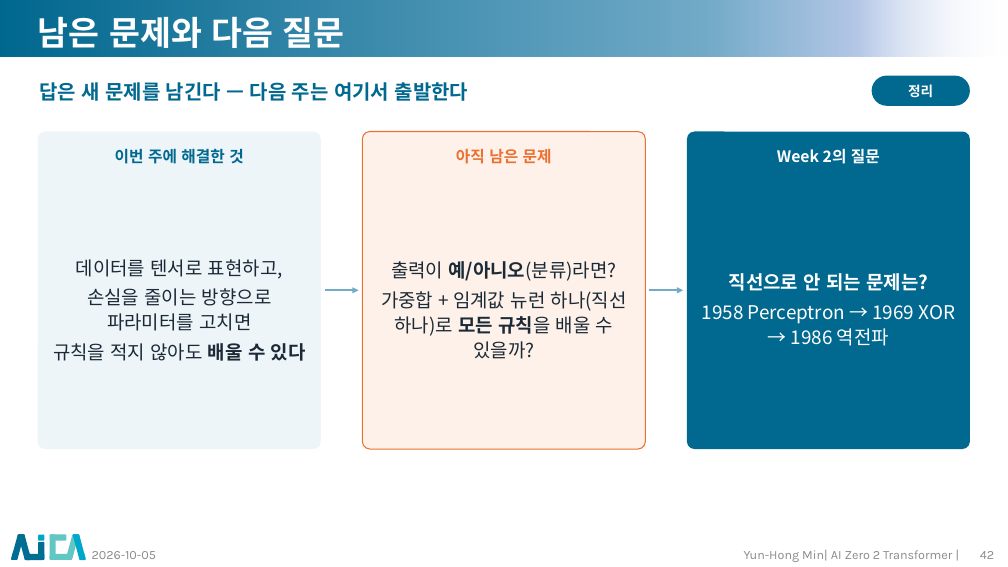
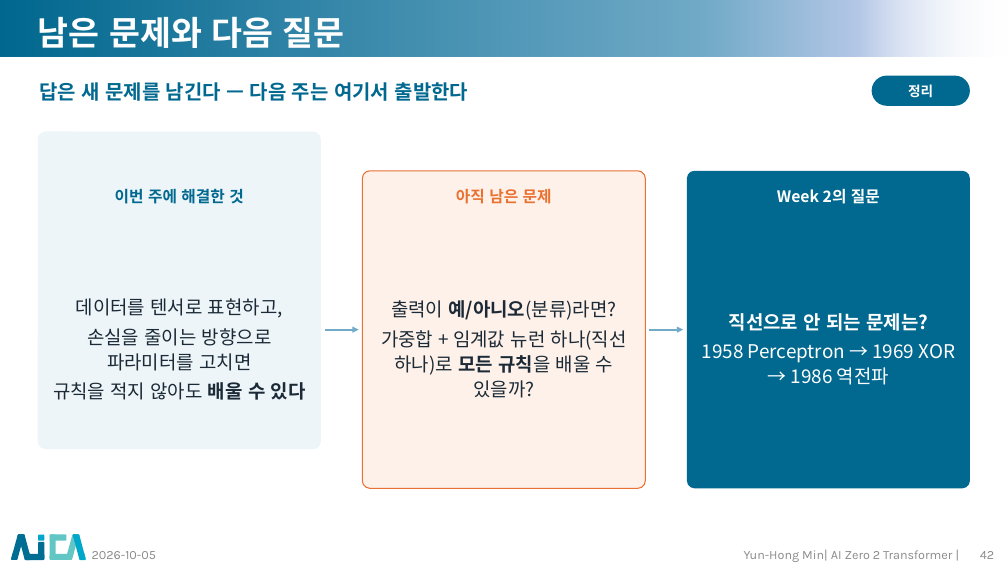
Before and after one commit to myunhh/AI-Zero-2-Transformers, a slide deck: slide 42 of lectures/week01_tensor_and_learning.pptx. Drawn at 1008x567 pixels with LibreOffice and Linux fonts; fonts in the diff are those of the drawing; background and template pictures are left out. Boxes give left, top, right and bottom in pixels: in the first picture for what was removed or moved away, otherwise in the second. Text is boxed around its words. In the diff, an @@ line names an element or a change of style, - is before the commit and + after.

```diff
--- a/lectures/week01_tensor_and_learning.pptx
+++ b/lectures/week01_tensor_and_learning.pptx
@@ 6 texts, 2 rounded rectangles, 2 arrows moved together from (x1=53, y1=132, x2=970, y2=449) to (x1=53, y1=171, x2=970, y2=488) @@
```
Also in this commit, not shown: 13 other slides changed, 12 other files.
